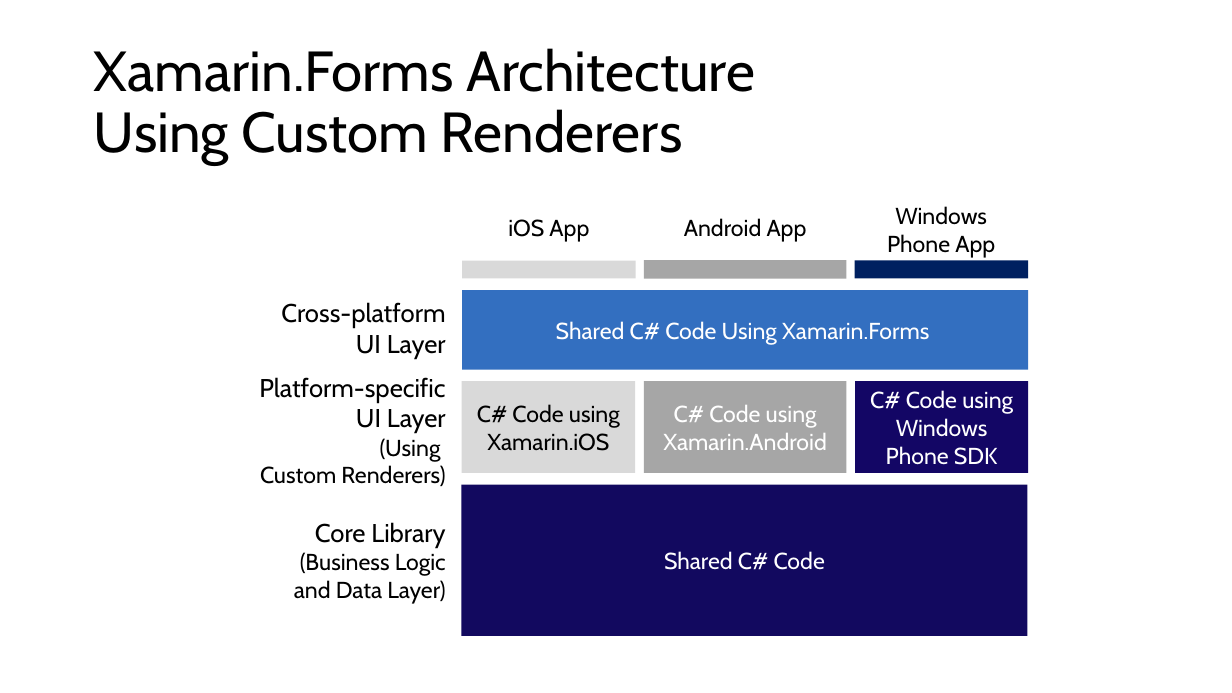
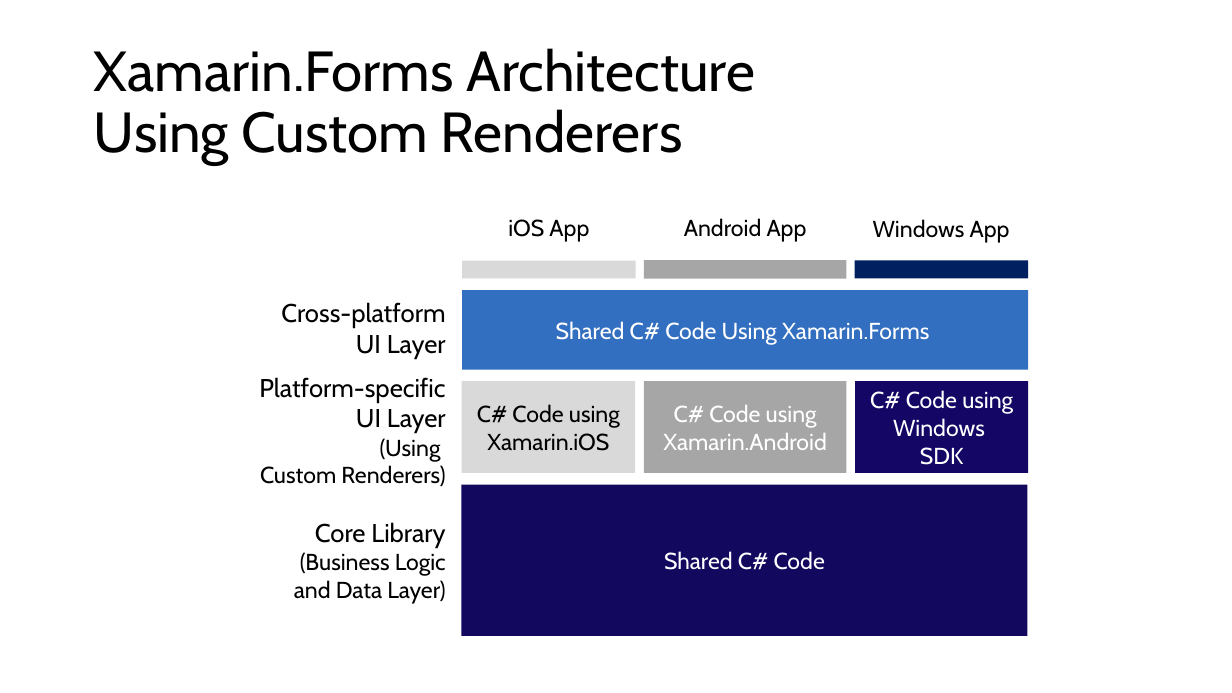
Before and after one commit to microsoft/AcademicContent, a slide deck: slide 21 of Complimentary Course Content/Module3/Lessons/Module3_Lesson09 Cross-Platform User Interfaces with Xamarin.Forms.pptx. Drawn at 1232x693 pixels with LibreOffice and Linux fonts; fonts in the diff are those of the drawing. Boxes give left, top, right and bottom in pixels: in the first picture for what was removed or moved away, otherwise in the second. Text is boxed around its words. In the diff, an @@ line names an element or a change of style, - is before the commit and + after.

```diff
--- a/Complimentary Course Content/Module3/Lessons/Module3_Lesson09 Cross-Platform User Interfaces with Xamarin.Forms.pptx
+++ b/Complimentary Course Content/Module3/Lessons/Module3_Lesson09 Cross-Platform User Interfaces with Xamarin.Forms.pptx
@@ text at [873, 219, 1010, 243]: text changed @@
-Windows Phone App
+Windows App
@@ text in rectangle at [893, 418, 985, 465]: text changed @@
-Windows Phone SDK
+Windows
+SDK
```
Also in this commit, not shown: 1 other slide changed, 2 other files.
